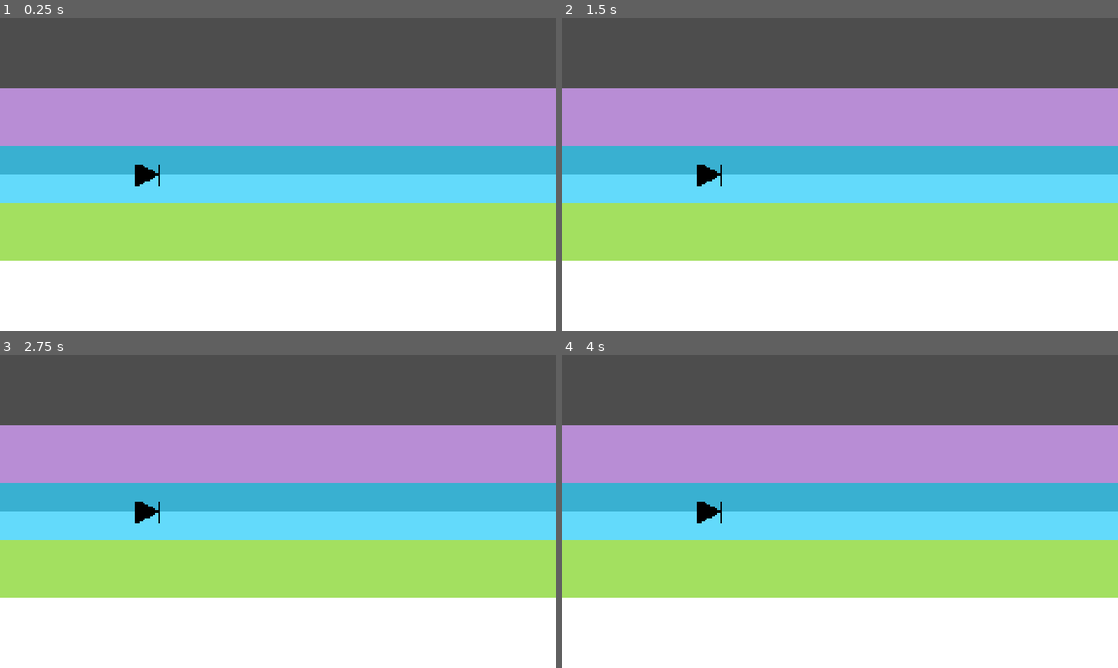
Above: before the commit, frames 1-4 (two rows, left to right).
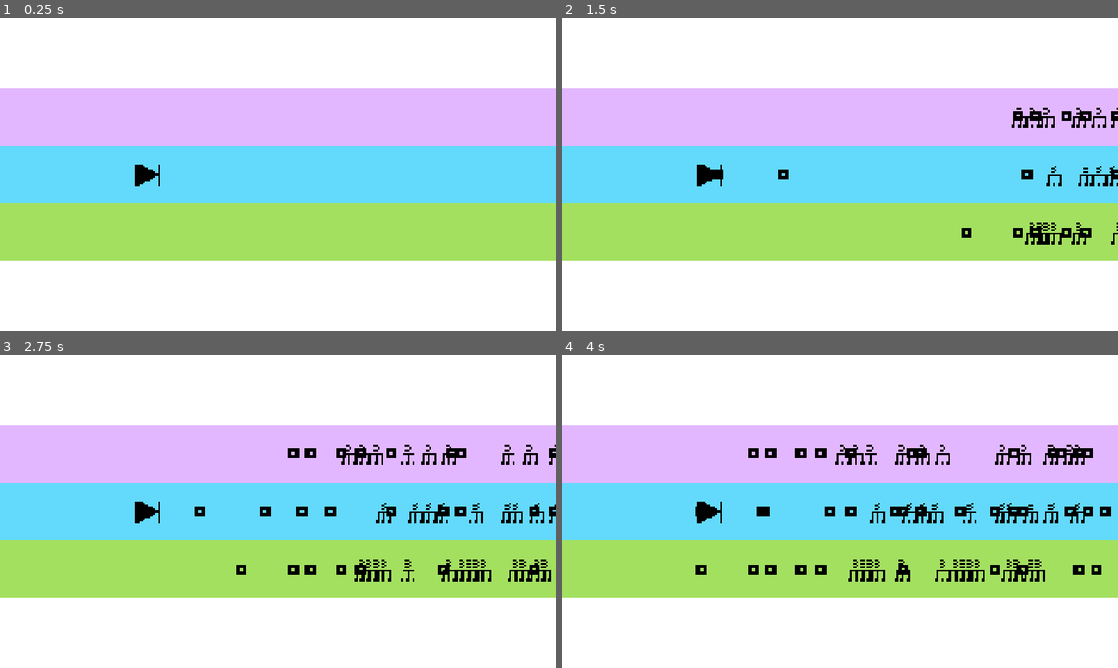
Above: after the commit, the same moments.

Repository: chorwat2137/haven-2026
Game: Godot game, scene res://scenes/main.tscn
The game is run twice, just before and just after one commit, with the same random seed, the same clock (stepped at 60 frames per second) and the same inputs.
Inputs:
- Up to frame 1 (0.25 s): no input
- Up to frame 2 (1.5 s): tap Enter (ui_accept) at 0.5, 0.77 s; hold Right (ui_right) from 0.53 s (still down); tap Space (shoot) at 0.6, 1.35 s
- Up to frame 3 (2.75 s): tap Enter (ui_accept) at 1.52 s; release Right (ui_right) at 2.03 s; hold Left (ui_left) from 2.03 s (still down); tap Space (shoot) at 2.1 s
- Up to frame 4 (4 s): release Left (ui_left) at 2.78 s; hold Right (ui_right) from 2.78 s (still down); tap Space (shoot) at 2.85, 3.6 s; tap Enter (ui_accept) at 3.02, 3.77 s

The runs differ from the first frame. In frame 1, 50% of the frame differs, in the area x 0-100%, y 0-50%; in frame 2, 51%; in frame 3, 52%; in frame 4, 52%, in the area x 0-100%, y 0-73%.
Error before the commit: Parse Error: Identifier "is_rewinding" not declared in the current scope. (res://scripts/main.gd:85)

Commit message:
Automatic sync

Diff:
--- a/scripts/main.gd
+++ b/scripts/main.gd
@@ -6,7 +6,7 @@
 var obstacle_types := [triola_scene, pocisk_scene]
 var obstacles : Array
 var obstacle_heights = [200, 0, -200]
-
+var is_rewinding: bool = false
 
 var rewind_duration = 120
 var current_rewind = 121
Not shown, added: scenes/main.tscn3267319014.tmp
